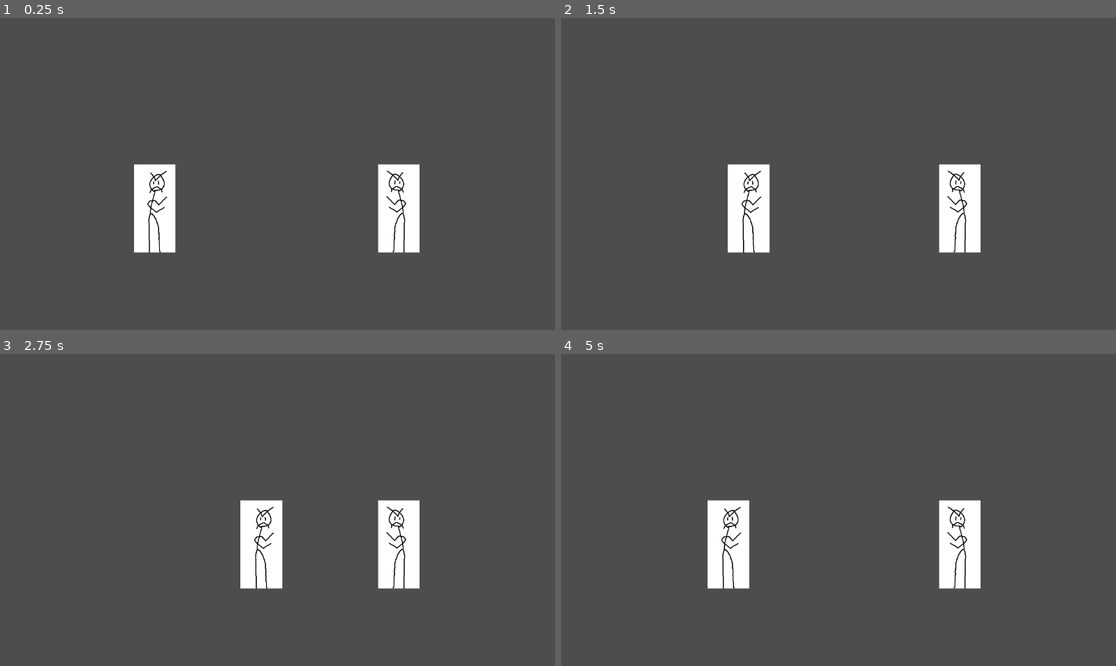
Above: before the commit, frames 1-4 (two rows, left to right).
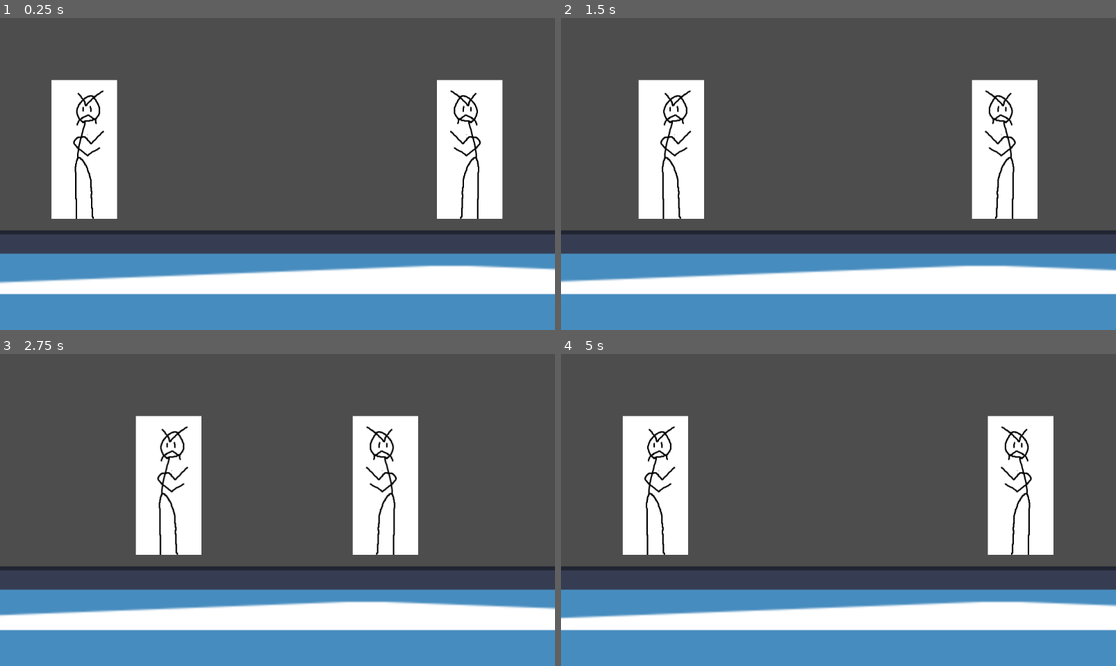
Above: after the commit, the same moments.

Repository: MichaelRatel/Fighting-Game-IEEE
Game: Godot game, scene res://main_scene.tscn
The game is run twice, just before and just after one commit, with the same random seed, the same clock (stepped at 60 frames per second) and the same inputs. The engine's default icon, where the game draws it, is replaced by a stand-in: a white triangle on a blue panel in a dark square.
Inputs:
- Up to frame 1 (0.25 s): no input
- Up to frame 2 (1.5 s): tap Enter at 0.5 s; hold D (player1_right) 0.53-1.28 s; hold U (player1_a) 0.53-1.28 s; hold S (player1_down) from 1.28 s (still down); tap I (player1_b) at 1.35 s
- Up to frame 3 (2.75 s): tap Space at 2 s; release S (player1_down) at 2.03 s; hold D (player1_right) from 2.03 s (still down); hold O (player1_c) from 2.03 s (still down)
- Up to frame 4 (5 s): release D (player1_right) at 2.78 s; release O (player1_c) at 2.78 s; hold W (player1_up) 2.78-3.53 s; tap J (player1_d) at 2.85 s; tap Enter at 3.5 s; hold P (player2_a) 3.53-4.28 s; hold A (player1_left) from 3.53 s (still down); tap [ (player2_b) at 4.35 s

The runs differ from the first frame. In frame 1, 40% of the frame differs, in the area x 0-100%, y 19-100%; in frame 2, 40%; in frame 3, 38%; in frame 4, 40%.

Commit message:
added a camera node
I added a camera node which position will always be in between of the players, (pos1+pos2)/2, (After some tests I changed the code for the position.y of the camera to (posy1+posy2)/3 so that the camera stays a bit closer to the ground). There is also some limited zoom in and out and some offset.y based on the zoom, so that nothing bellow the ground is shown. A sprite2D was added to the ground as a reference for the position.

Diff:
--- /dev/null
+++ b/Camera2D.gd
@@ -0,0 +1,17 @@
+extends Camera2D
+
+
+# Called when the node enters the scene tree for the first time.
+func _ready():
+	pass
+
+# Called every frame. 'delta' is the elapsed time since the previous frame.
+func _process(_delta):
+	position.x = ($"../Player1".position.x + $"../Player2".position.x)/2
+	position.y = ($"../Player1".position.y + $"../Player2".position.y)/3
+	zoom = Vector2(1.4,1.4)-Vector2(abs(($"../Player1".position.x - $"../Player2".position.x))/2000,abs(($"../Player1".position.x - $"../Player2".position.x))/2000)
+	if zoom>Vector2(1,1):
+		zoom=Vector2(1,1)
+	if zoom<Vector2(0.34,0.34):
+		zoom=Vector2(0.34,0.34)
+	offset.y = zoom.y*800 -800
--- a/main_scene.tscn
+++ b/main_scene.tscn
@@ -1,8 +1,10 @@
-[gd_scene load_steps=10 format=3 uid="uid://bn135wayxh4ec"]
+[gd_scene load_steps=12 format=3 uid="uid://bn135wayxh4ec"]
 
 [ext_resource type="Script" path="res://characters/all_rounder/scripts/state.gd" id="1_0tagt"]
+[ext_resource type="Texture2D" uid="uid://wvy47ihkf4io" path="res://icon.svg" id="2_stdc0"]
 [ext_resource type="Script" path="res://characters/input_handling.gd" id="2_uq2q3"]
 [ext_resource type="Script" path="res://characters/all_rounder/scripts/persistent_state.gd" id="3_1hw5f"]
+[ext_resource type="Script" path="res://Camera2D.gd" id="3_nl6dh"]
 [ext_resource type="Texture2D" uid="uid://cwxmav0kc1r88" path="res://characters/all_rounder/PLACEHOLDERpng.png" id="4_7tfai"]
 [ext_resource type="Script" path="res://characters/input_buffer_node.gd" id="5_1rudy"]
 [ext_resource type="Script" path="res://InputHistory.gd" id="6_jti7v"]
@@ -16,7 +18,7 @@
 size = Vector2(138, 285)
 
 [node name="Node2D" type="Node2D"]
-position = Vector2(0, 1)
+position = Vector2(1, 1)
 script = ExtResource("1_0tagt")
 
 [node name="Floor" type="StaticBody2D" parent="."]
@@ -27,9 +29,15 @@
 position = Vector2(350.5, 150)
 shape = SubResource("RectangleShape2D_ymc6k")
 
+[node name="Sprite2D" type="Sprite2D" parent="Floor"]
+position = Vector2(360, 152)
+scale = Vector2(78.125, 2)
+texture = ExtResource("2_stdc0")
+
 [node name="Camera2D" type="Camera2D" parent="."]
 position = Vector2(2, -257)
-zoom = Vector2(0.635, 0.635)
+offset = Vector2(0, 100)
+script = ExtResource("3_nl6dh")
 
 [node name="Player1" type="CharacterBody2D" parent="."]
 show_behind_parent = true
@@ -74,11 +82,12 @@
 debug_color = Color(0, 0.6, 0.701961, 0.419608)
 
 [node name="Player2State" type="Node2D" parent="Player2" node_paths=PackedStringArray("opponent")]
+position = Vector2(0, 140)
 script = ExtResource("3_1hw5f")
 opponent = NodePath("../../Player1")
 
 [node name="PlayerSprite" type="Sprite2D" parent="Player2/Player2State"]
-position = Vector2(-1, -4)
+position = Vector2(0, -143)
 texture = ExtResource("4_7tfai")
 
 [node name="InputFrame" type="Node2D" parent="Player2/Player2State"]
